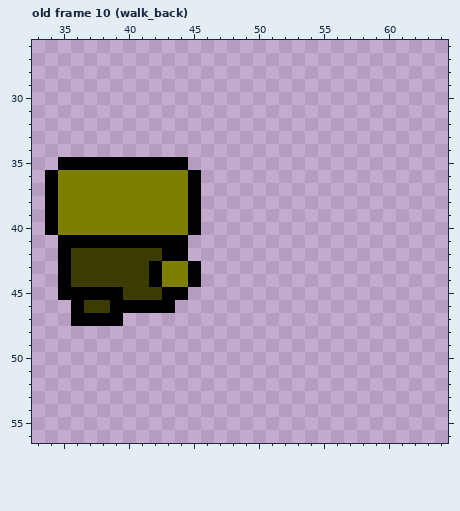
Two states of a pixel-art file, assets/aseprite/fighter2.aseprite. The picture above was drawn from the file before the commit.
80x80 pixels, 62 frames. Shown: old frame 10 (walk_back): x 33..64, y 26..56. The commit also changed other frames, which this record leaves out.
Now the later version:
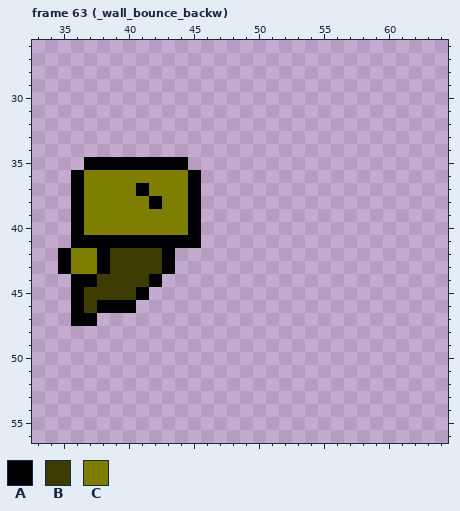
Palette (. is transparent): A #000003  B #3c3c02  C #7e7e01
A new or re-ordered frame is compared with the old frame closest to it.
Commit message: bounce wall backwards
Difference:
frames 62 -> 63
--- frame 63 (_wall_bounce_backw) is new; against old frame 10 (walk_back), layers "Layer 3", "Layer 2"
@@ x 33..47 @@
 34 ...............
-35 ..AAAAAAAAAA...
-36 .ACCCCCCCCCCA..
-37 .ACCCCCCCCCCA..
-38 .ACCCCCCCCCCA..
-39 .ACCCCCCCCCCA..
-40 .ACCCCCCCCCCA..
-41 ..AAAAAAAAAA...
-42 ..ABBBBBBBAA...
-43 ..ABBBBBBACCA..
-44 ..ABBBBBBACCA..
-45 ..AAAAABBBAA...
-46 ...ABBAAAAA....
-47 ...AAAA........
+35 ....AAAAAAAA...
+36 ...ACCCCCCCCA..
+37 ...ACCCCACCCA..
+38 ...ACCCCCACCA..
+39 ...ACCCCCCCCA..
+40 ...ACCCCCCCCA..
+41 ...AAAAAAAAAA..
+42 ..ACCABBBBA....
+43 ..ACCABBBBA....
+44 ...AABBBBA.....
+45 ...ABBBBA......
+46 ...ABAAA.......
+47 ...AA..........
 48 ...............
Changed places in both pictures, as pixel boxes (x1, y1, x2, y2):
changed: (45, 157, 201, 326)
